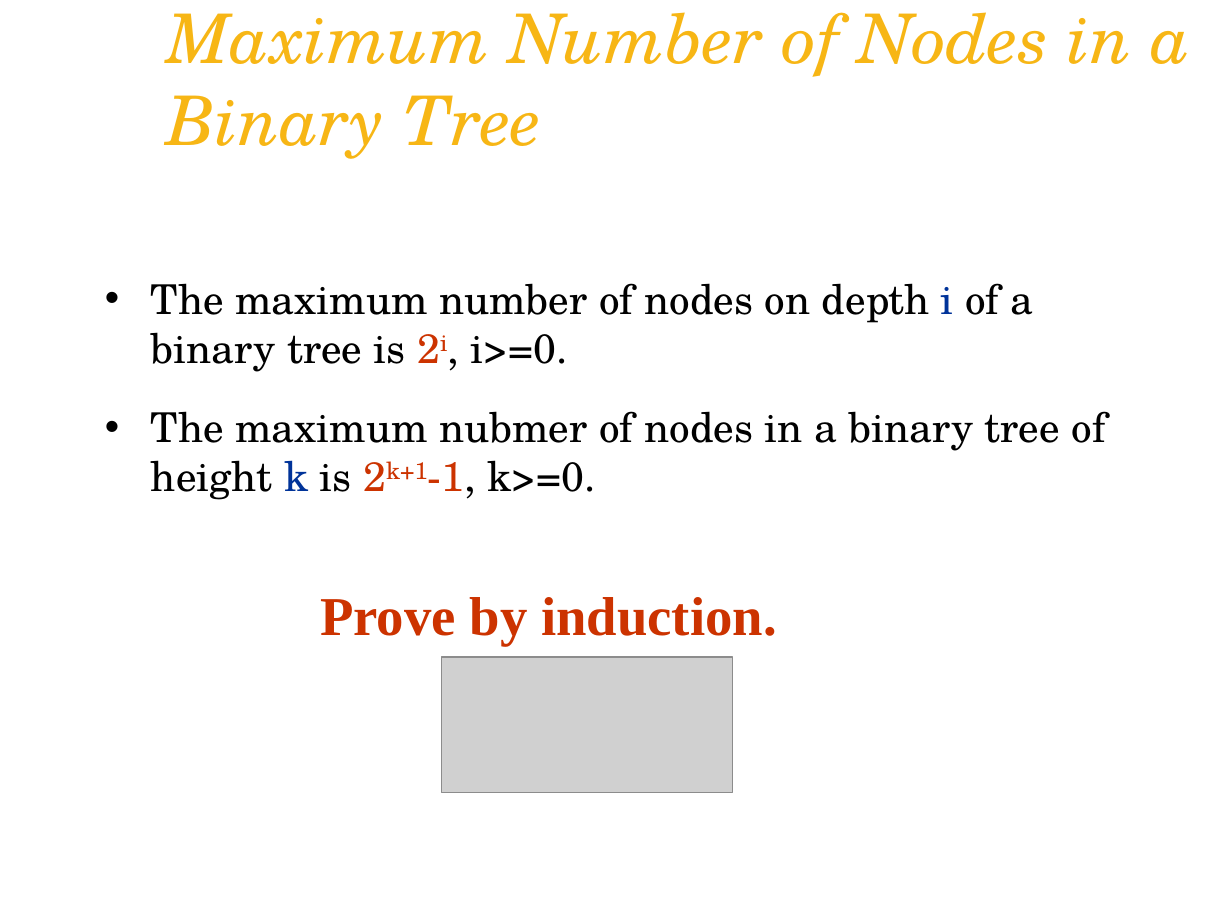
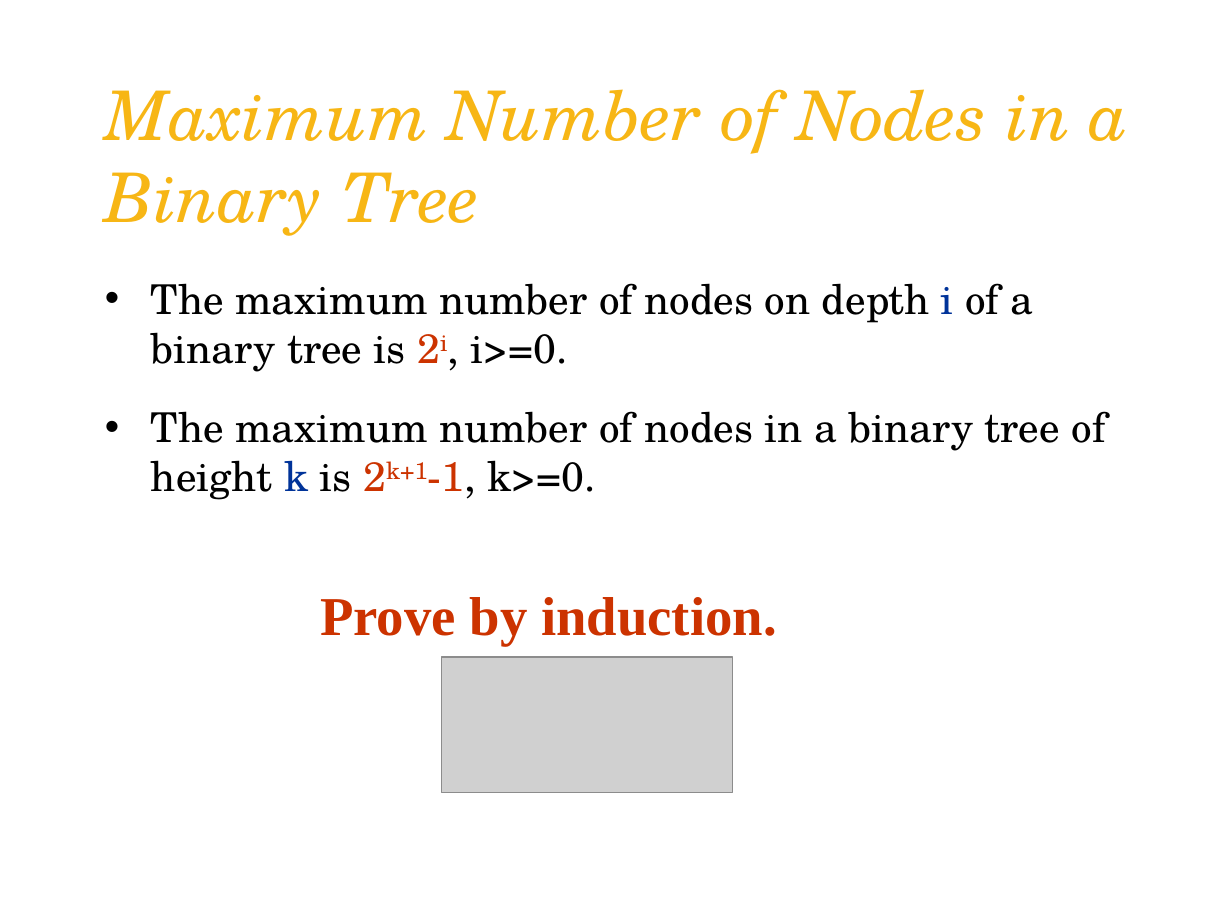
Before and after one commit to sundyCoder/CSK, a slide deck: slide 25 of 3@CSDS/PPT/4@tree.pptx. Drawn at 1232x924 pixels with LibreOffice and Linux fonts; fonts in the diff are those of the drawing; grey boxes stand for pictures. Boxes give left, top, right and bottom in pixels: in the first picture for what was removed or moved away, otherwise in the second. Text is boxed around its words. In the diff, an @@ line names an element or a change of style, - is before the commit and + after.

```diff
--- a/3@CSDS/PPT/4@tree.pptx
+++ b/3@CSDS/PPT/4@tree.pptx
@@ text "Maximum Number of Nodes in ...": place and size @@
-text "Maximum Number of Nodes in ..." at (166, 12, 1190, 159)
+text "Maximum Number of Nodes in ..." at (105, 89, 1129, 236)
@@ text at (151, 411, 1105, 500): text changed @@
-• The maximum nubmer of nodes in a binary tree of height k is 2k+1-1, k>=0.
+• The maximum number of nodes in a binary tree of height k is 2k+1-1, k>=0.
```
Also in this commit, not shown: 5 other slides changed, 1 other file.
